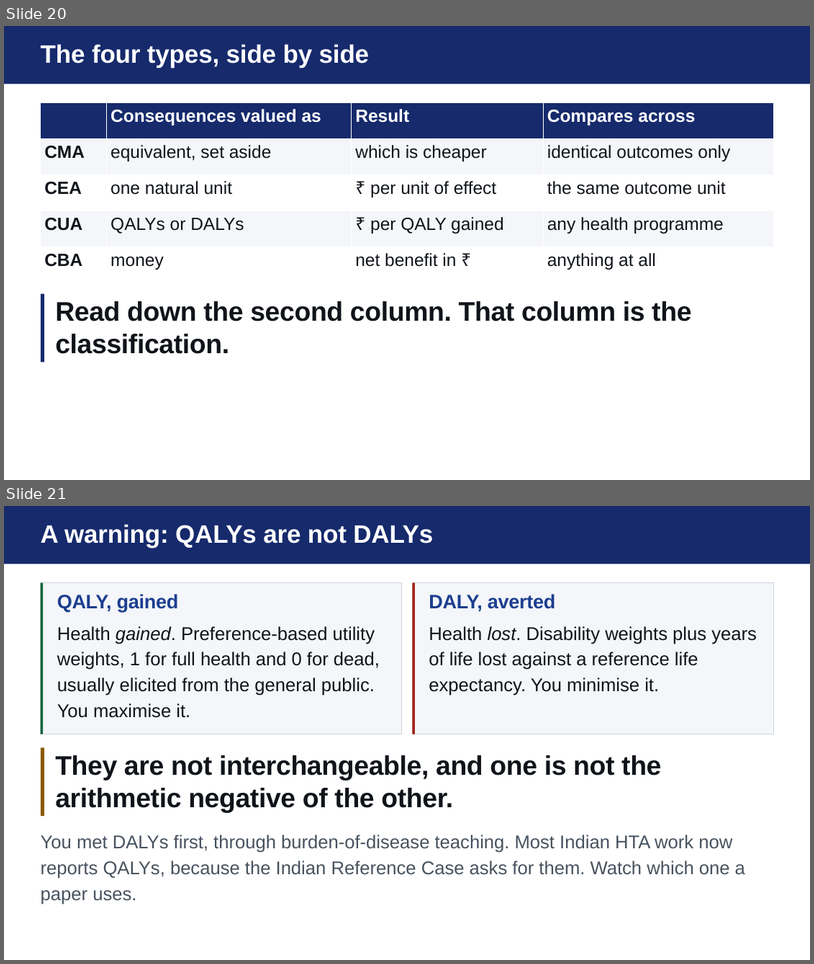
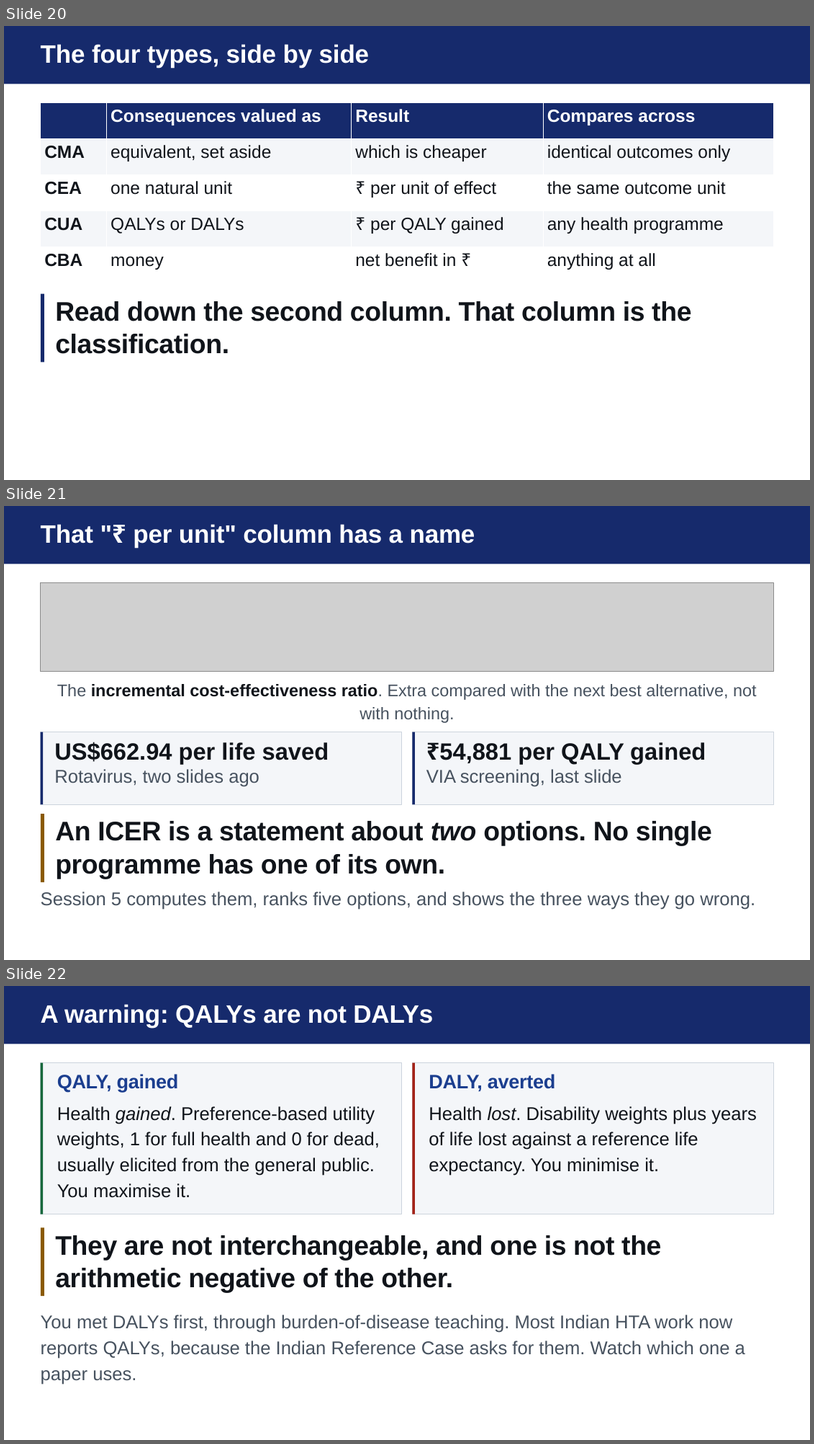
Before and after one commit to sph-aiimsbhopal/intro-economic-evaluation-health, a slide deck: slides/block1.pptx. Shown one above the other, each under a label of ours: slides 20 and 21 before the commit, slides 20, 21 and 22 after it. The pictures are 814x964 and 814x1444 pixels, drawn with LibreOffice and Linux fonts; fonts in the diff are those of the drawing; grey boxes stand for pictures. Boxes give left, top, right and bottom in pixels: in the first picture for what was removed or moved away, otherwise in the second. Text is boxed around its words. In the diff, an @@ line names an element or a change of style, - is before the commit and + after.

```diff
--- a/slides/block1.pptx
+++ b/slides/block1.pptx
@@ slide 21 added at (x1=4, y1=506, x2=810, y2=960), background #FFFFFF @@
@@ rectangle added at (x1=4, y1=506, x2=810, y2=564), fill #162A6C @@
@@ text added at (x1=41, y1=524, x2=476, y2=548), 30 pt, text #FFFFFF, bold @@
+That "₹ per unit" column has a name
@@ picture added at (x1=40, y1=583, x2=774, y2=671) @@
@@ text added at (x1=57, y1=684, x2=756, y2=723), 20.1 pt, text #47525F @@
+The incremental cost-effectiveness ratio. Extra compared with the next best alternative, not with nothing.
@@ rectangle added at (x1=40, y1=731, x2=402, y2=804), fill #F4F6F9, outline #CCD4DD 0.75 pt @@
@@ rectangle added at (x1=40, y1=731, x2=43, y2=804), fill #162A6C @@
@@ text added at (x1=54, y1=741, x2=329, y2=787), 22 pt, text #47525F @@
+US$662.94 per life saved
+Rotavirus, two slides ago
@@ rectangle added at (x1=412, y1=731, x2=774, y2=804), fill #F4F6F9, outline #CCD4DD 0.75 pt @@
@@ rectangle added at (x1=412, y1=731, x2=415, y2=804), fill #162A6C @@
@@ text added at (x1=427, y1=742, x2=706, y2=787), 22 pt, text #47525F @@
+₹54,881 per QALY gained
+VIA screening, last slide
@@ rectangle added at (x1=40, y1=814, x2=44, y2=883), fill #8A5A00 @@
@@ text added at (x1=55, y1=821, x2=712, y2=878), 32 pt, text #10141A, bold @@
+An ICER is a statement about two options. No single programme has one of its own.
@@ text added at (x1=41, y1=891, x2=756, y2=909), 22 pt, text #47525F @@
+Session 5 computes them, ranks five options, and shows the three ways they go wrong.
@@ what was slide 21 is now slide 22 @@
```
Also in this commit, not shown: 2 slides changed, 20 other files.
